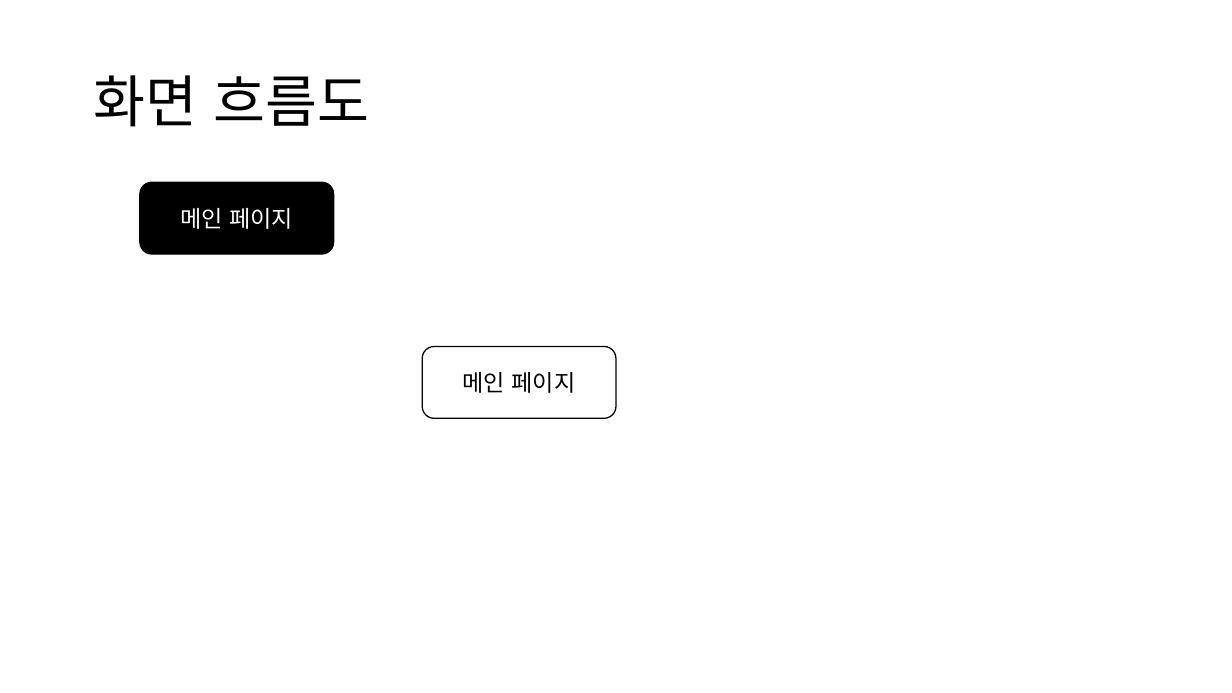
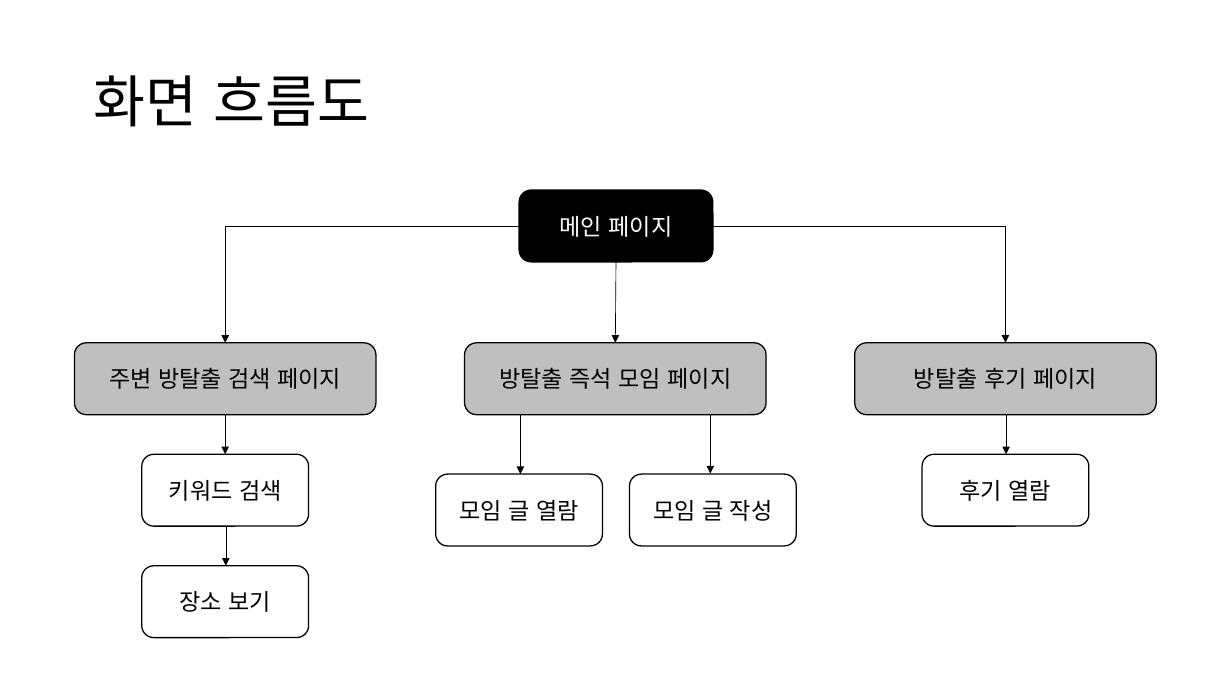
Before and after one commit to MJKim99/Frontend-Study, a slide deck: slide 2 of myweb/doc/UI 설계 문서.pptx. Drawn at 1232x693 pixels with LibreOffice and Linux fonts; fonts in the diff are those of the drawing. Boxes give left, top, right and bottom in pixels: in the first picture for what was removed or moved away, otherwise in the second. Text is boxed around its words. In the diff, an @@ line names an element or a change of style, - is before the commit and + after.

```diff
--- a/myweb/doc/UI 설계 문서.pptx
+++ b/myweb/doc/UI 설계 문서.pptx
@@ rounded rectangle "메인 페이지": place and size @@
-rounded rectangle "메인 페이지" at [140,182,334,254]
+rounded rectangle "메인 페이지" at [519,190,714,262]
@@ elbow arrow added from (519, 226) to (226, 343), #000000 0.5 pt @@
@@ elbow arrow added from (714, 226) to (1006, 343), #000000 0.5 pt @@
@@ arrow added from (616, 262) to (616, 343), #000000 0.5 pt @@
@@ rounded rectangle "주변 방탈출 검색 페이지": place and size @@
-rounded rectangle "주변 방탈출 검색 페이지" at [422,347,616,419]
+rounded rectangle "주변 방탈출 검색 페이지" at [75,343,376,415]
@@ rounded rectangle "주변 방탈출 검색 페이지" at [75,343,376,415]: fill #FFFFFF to #BFBFBF @@
@@ rounded rectangle added at [465,343,766,415], fill #BFBFBF, outline #000000 1 pt, 18 pt, text #000000 @@
+방탈출 즉석 모임 페이지
@@ rounded rectangle added at [855,343,1156,415], fill #BFBFBF, outline #000000 1 pt, 18 pt, text #000000 @@
+방탈출 후기 페이지
@@ text in rounded rectangle at [109,367,341,389]: text changed @@
-메인 페이지
+주변 방탈출 검색 페이지
@@ arrow added from (226, 415) to (226, 455), #000000 0.5 pt @@
@@ arrow added from (520, 415) to (520, 474), #000000 0.5 pt @@
@@ arrow added from (711, 414) to (711, 473), #000000 0.5 pt @@
@@ arrow added from (1006, 415) to (1006, 455), #000000 0.5 pt @@
@@ rounded rectangle added at [141,455,309,527], fill #FFFFFF, outline #000000 1 pt, 18 pt, text #000000 @@
+키워드 검색
@@ rounded rectangle added at [436,474,604,546], fill #FFFFFF, outline #000000 1 pt, 18 pt, text #000000 @@
+모임 글 열람
@@ rounded rectangle added at [629,474,797,546], fill #FFFFFF, outline #000000 1 pt, 18 pt, text #000000 @@
+모임 글 작성
@@ rounded rectangle added at [922,455,1090,527], fill #FFFFFF, outline #000000 1 pt, 18 pt, text #000000 @@
+후기 열람
@@ arrow added from (226, 526) to (226, 566), #000000 0.5 pt @@
@@ rounded rectangle added at [141,566,309,638], fill #FFFFFF, outline #000000 1 pt, 18 pt, text #000000 @@
+장소 보기
```
Also in this commit, not shown: 1 other slide changed, 9 other files.
